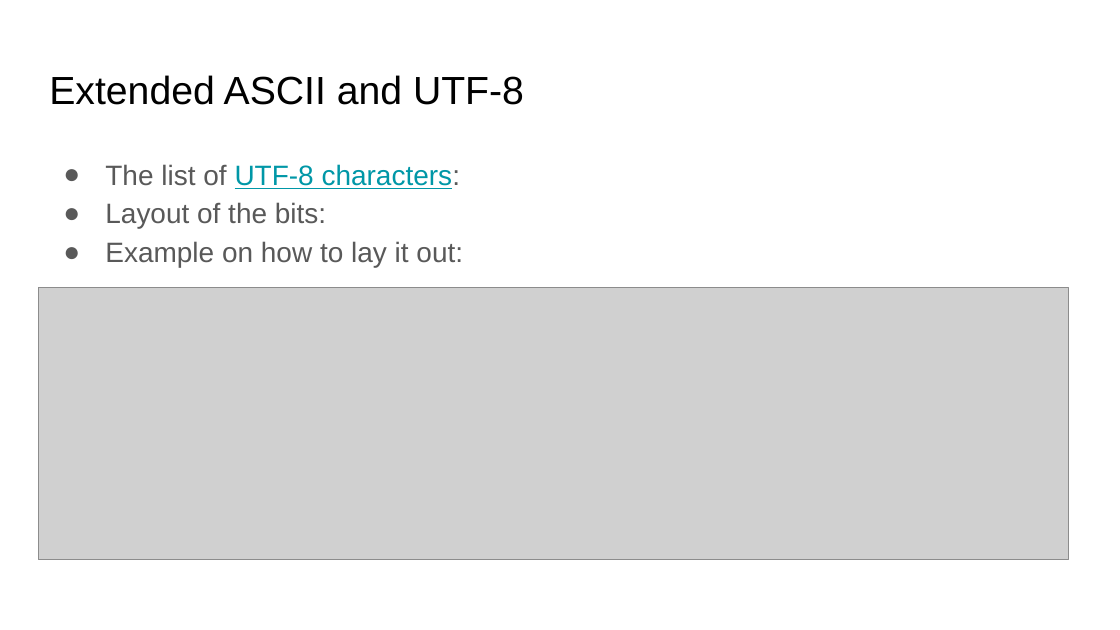
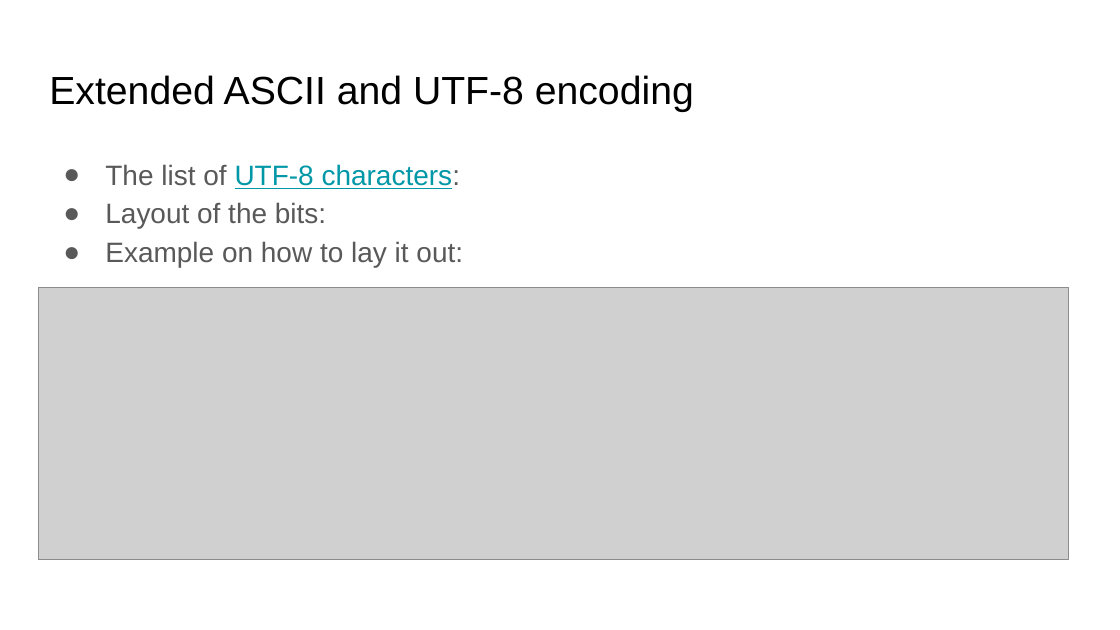
Before and after one commit to COMP122/comp122-f24, a slide deck: slide 21 of format-encodings/slide_presentations/.hidden/introduction-to-encodings.pptx. Drawn at 1120x630 pixels with LibreOffice and Linux fonts; fonts in the diff are those of the drawing; grey boxes stand for pictures. Boxes give left, top, right and bottom in pixels: in the first picture for what was removed or moved away, otherwise in the second. Text is boxed around its words. In the diff, an @@ line names an element or a change of style, - is before the commit and + after.

```diff
--- a/format-encodings/slide_presentations/.hidden/introduction-to-encodings.pptx
+++ b/format-encodings/slide_presentations/.hidden/introduction-to-encodings.pptx
@@ title at [49,75,694,112]: text changed @@
-Extended ASCII and UTF-8
+Extended ASCII and UTF-8 encoding
```
Also in this commit, not shown: 1 other slide changed, 1 other file.
